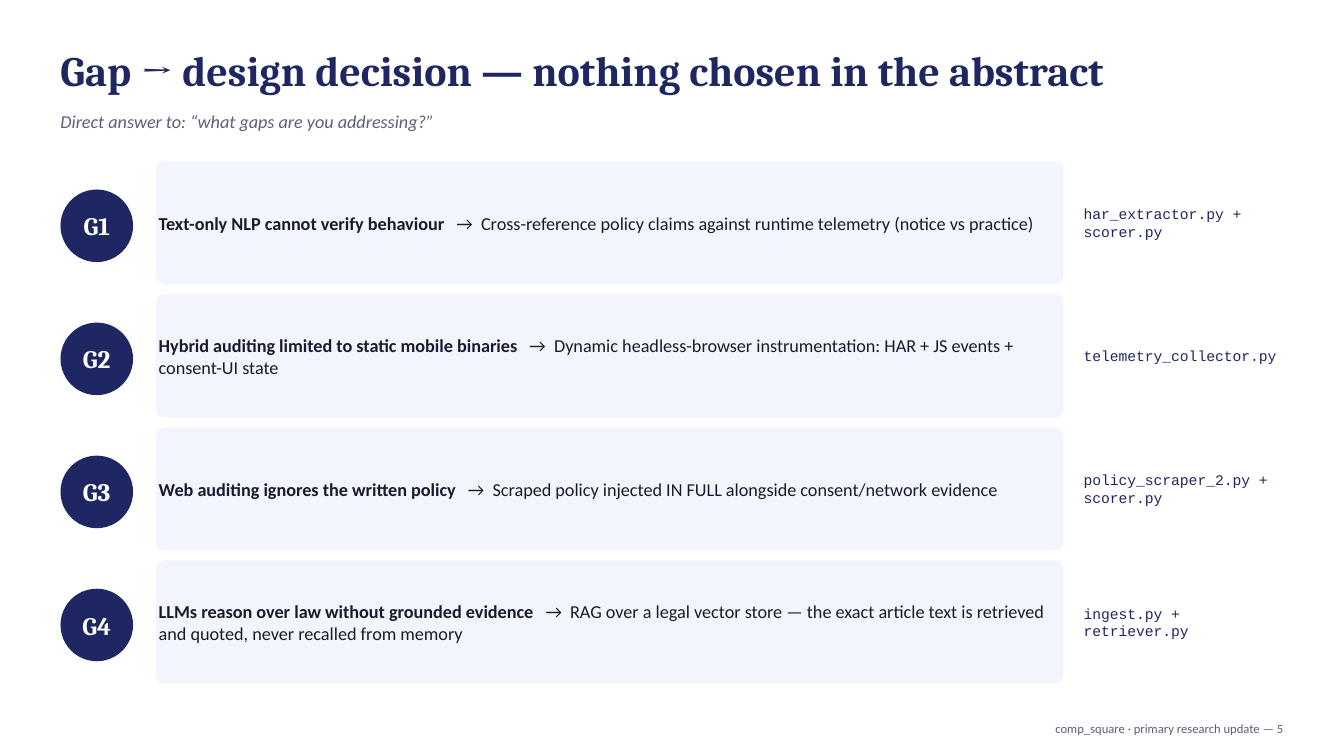
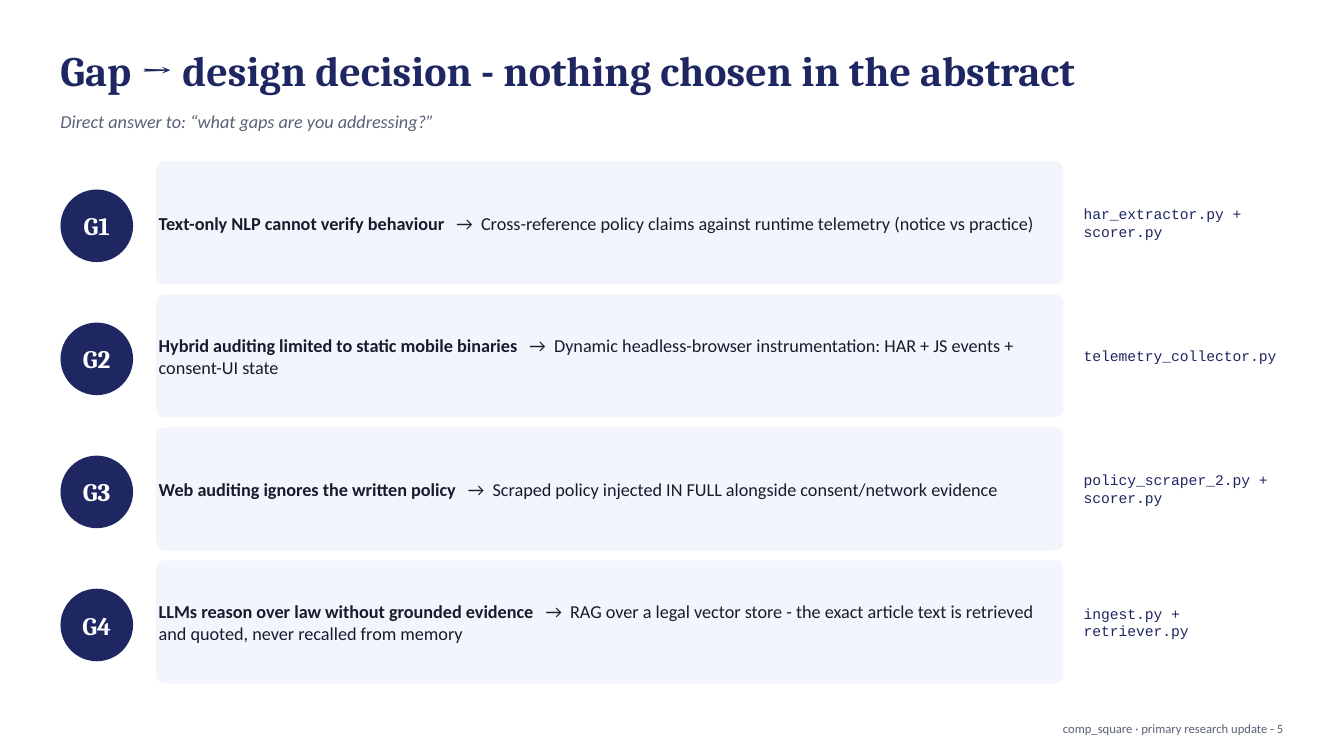
Before and after one commit to DoubleKingsLC/comp_square, a slide deck: slide 5 of Deliverable2_Supervisor_Update.pptx. Drawn at 1344x756 pixels with LibreOffice and Linux fonts; fonts in the diff are those of the drawing. Boxes give left, top, right and bottom in pixels: in the first picture for what was removed or moved away, otherwise in the second. Text is boxed around its words. In the diff, an @@ line names an element or a change of style, - is before the commit and + after.

```diff
--- a/Deliverable2_Supervisor_Update.pptx
+++ b/Deliverable2_Supervisor_Update.pptx
@@ text at (60,56,1074,96): text changed @@
-Gap → design decision — nothing chosen in the abstract
+Gap → design decision - nothing chosen in the abstract
@@ text in rounded rectangle at (159,605,1033,643): text changed @@
-LLMs reason over law without grounded evidence → RAG over a legal vector store — the exact article text is retrieved and quoted, never recalled from memory
+LLMs reason over law without grounded evidence → RAG over a legal vector store - the exact article text is retrieved and quoted, never recalled from memory
@@ text at (1063,724,1283,735): text changed @@
-comp_square · primary research update — 5
+comp_square · primary research update - 5
```
Also in this commit, not shown: 13 other slides changed, 4 other files.
